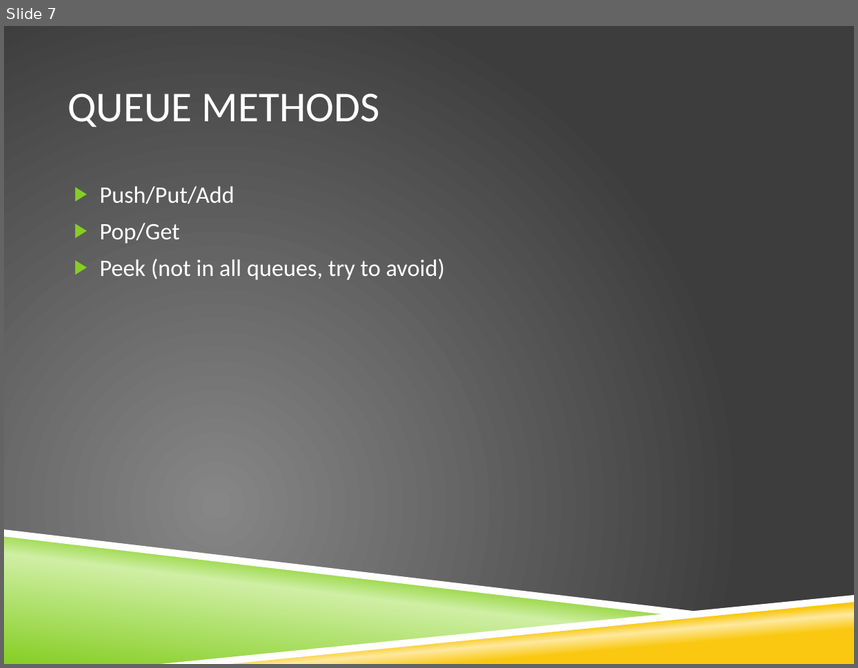
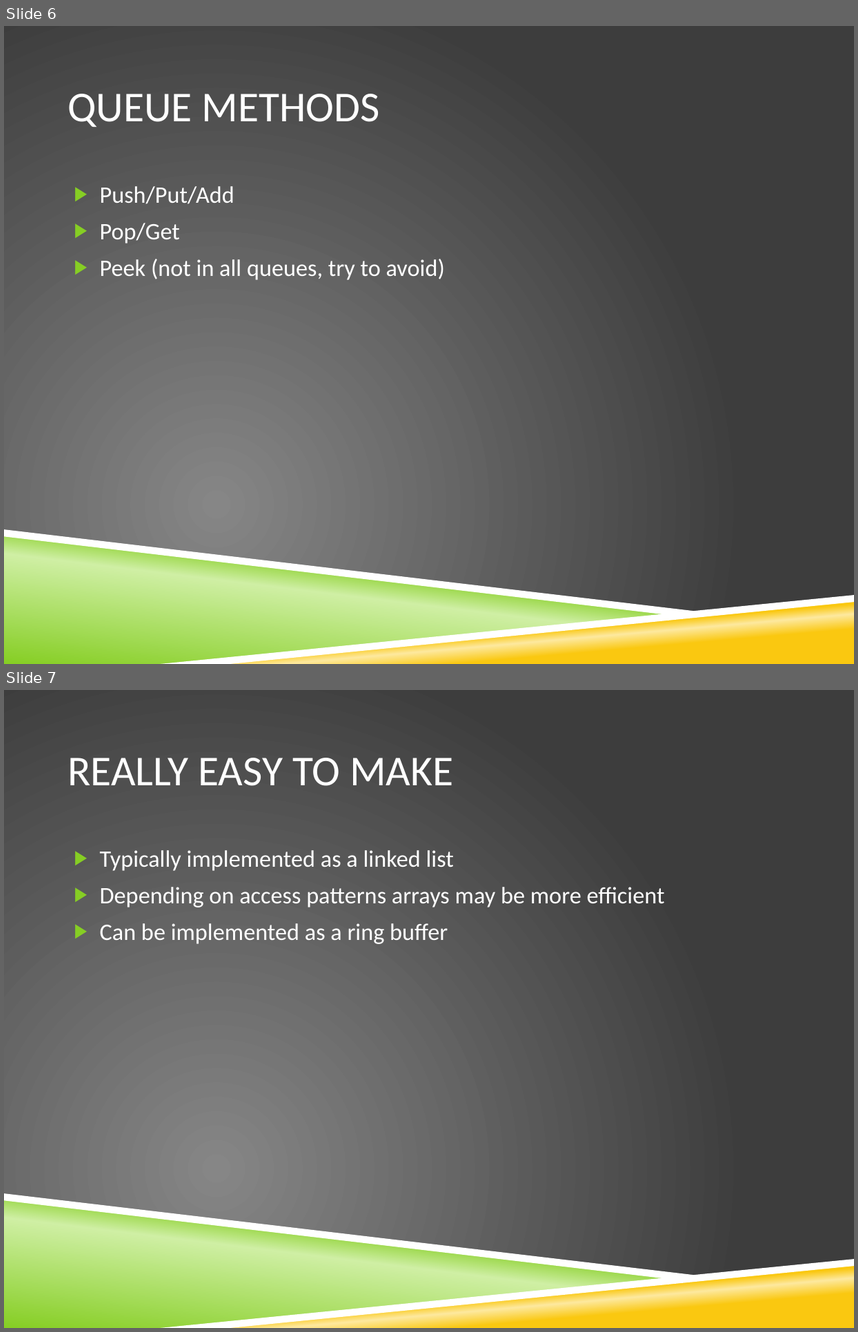
Before and after one commit to stimms/Queues, a slide deck: Queues and message based architecture.pptx. Shown one above the other, each under a label of ours: slide 7 before the commit, slides 6 and 7 after it. The pictures are 858x668 and 858x1332 pixels, drawn with LibreOffice and Linux fonts; fonts in the diff are those of the drawing; background and template pictures are left out. Boxes give left, top, right and bottom in pixels: in the first picture for what was removed or moved away, otherwise in the second. Text is boxed around its words. In the diff, an @@ line names an element or a change of style, - is before the commit and + after.

Commit message:
updating slides with buffers

```diff
--- a/Queues and message based architecture.pptx
+++ b/Queues and message based architecture.pptx
@@ slide 7 added at (x1=4, y1=690, x2=854, y2=1328), background picture (left out); not listed: 4 template elements that a slide beside it also shows @@
@@ title added at (x1=67, y1=758, x2=453, y2=786), 36 pt, text #FFFFFF @@
+REALLY EASY TO MAKE
@@ text added at (x1=100, y1=850, x2=665, y2=944), 20 pt, text #FFFFFF @@
+▶ Typically implemented as a linked list
+▶ Depending on access patterns arrays may be more efficient
+▶ Can be implemented as a ring buffer
@@ what was slide 7 is now slide 6 @@
```
Also in this commit, not shown: 1 slide changed, 6 other slides added, 1 other file.
